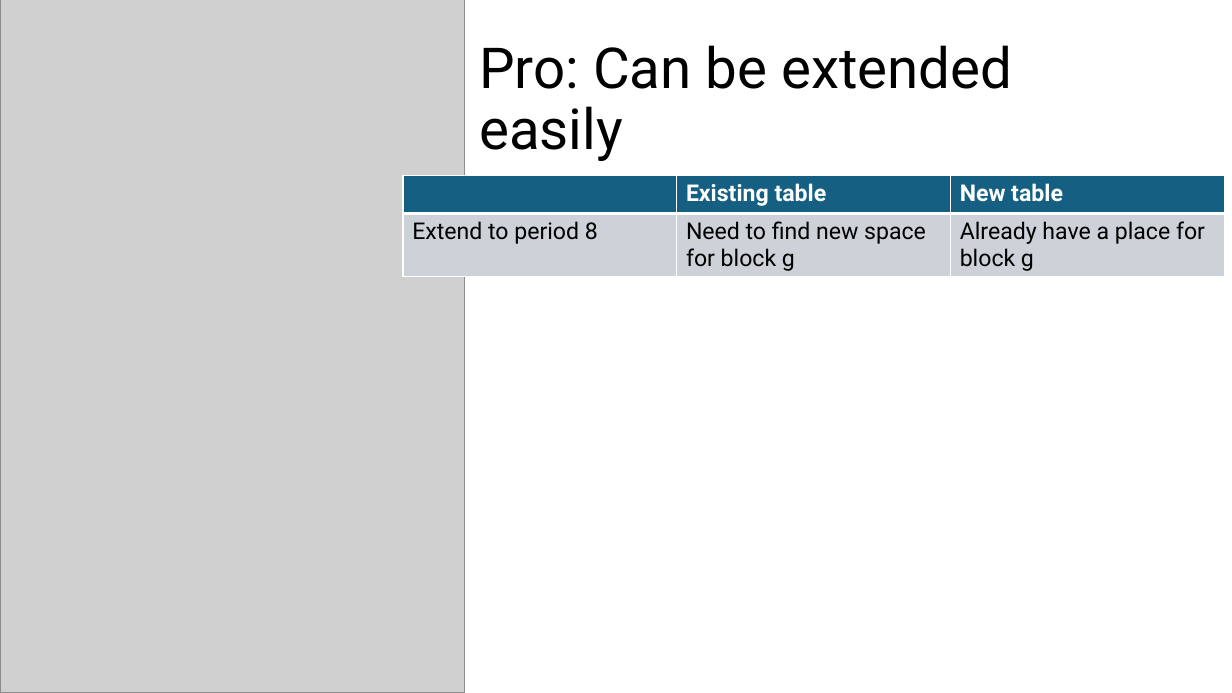
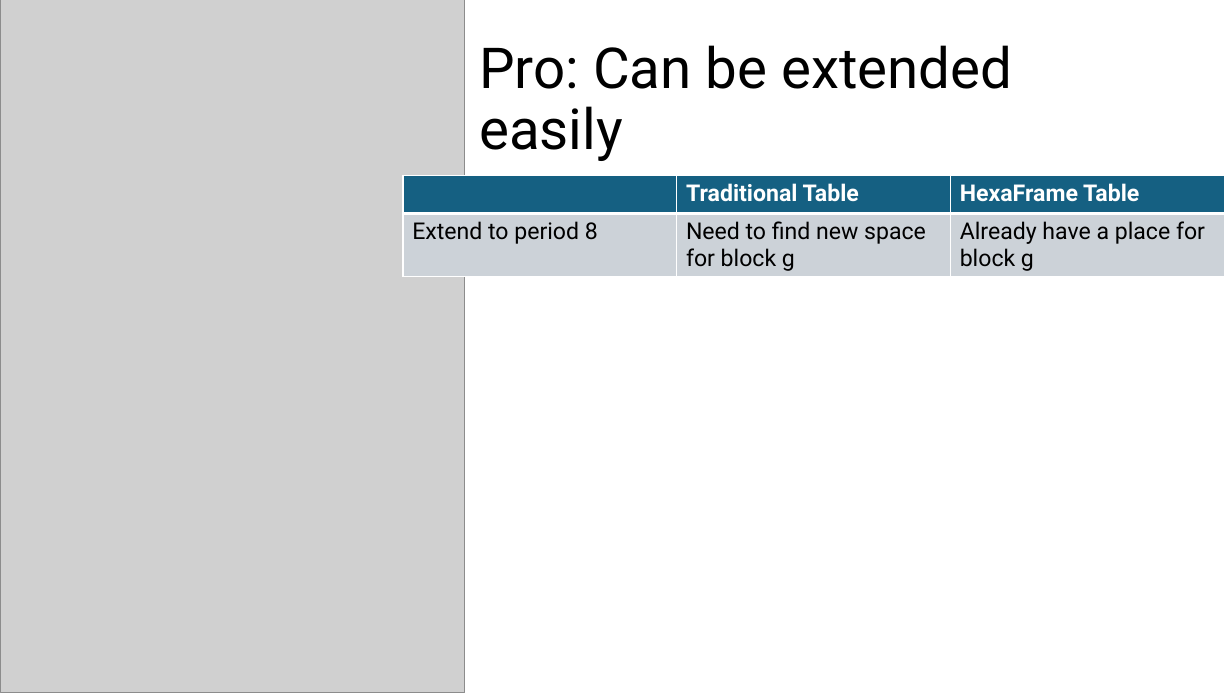
Before and after one commit to lanstonchu/hexaframe-periodic-table, a slide deck: slide 4 of HexaFrame Periodic Table.pptx. Drawn at 1232x693 pixels with LibreOffice and Linux fonts; fonts in the diff are those of the drawing; grey boxes stand for pictures. Boxes give left, top, right and bottom in pixels: in the first picture for what was removed or moved away, otherwise in the second. Text is boxed around its words. In the diff, an @@ line names an element or a change of style, - is before the commit and + after.

```diff
--- a/HexaFrame Periodic Table.pptx
+++ b/HexaFrame Periodic Table.pptx
@@ table at (403,176,1224,278) @@
-row 1, column 2: Existing table
+row 1, column 2: Traditional Table
-row 1, column 3: New table
+row 1, column 3: HexaFrame Table
```
Also in this commit, not shown: 1 other slide changed, 1 other file.
